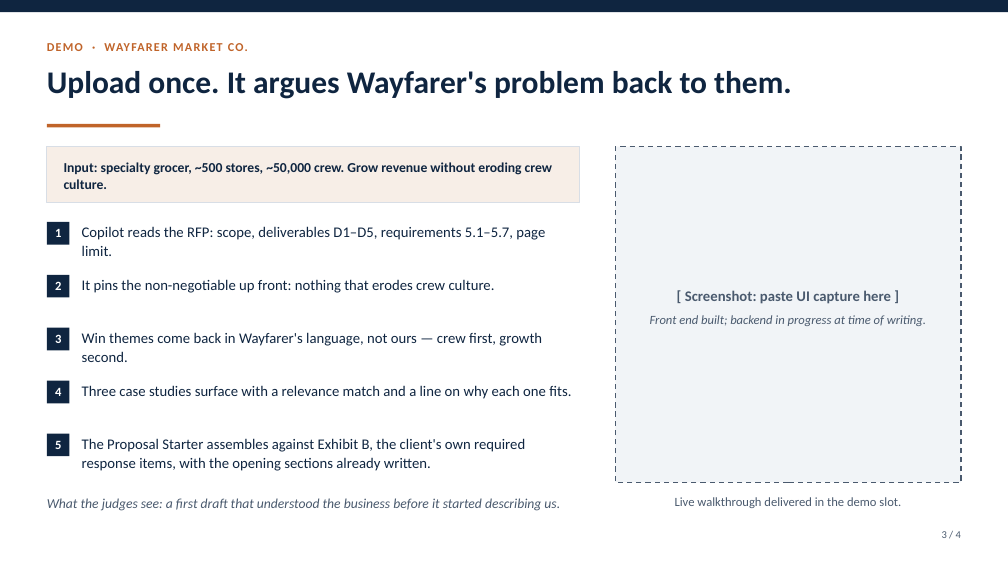
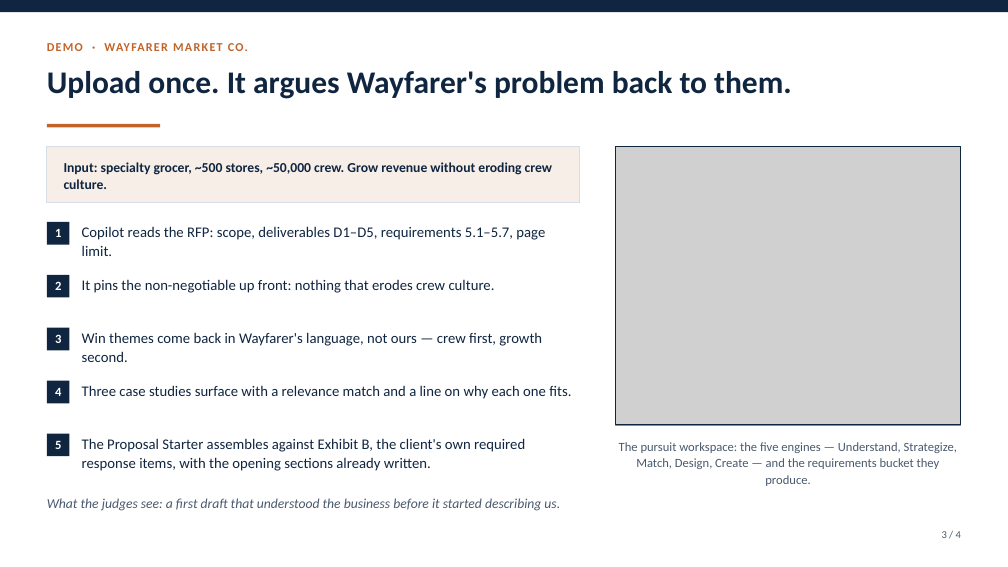
Before and after one commit to Aberdeen-Advisors/hack-team-05, a slide deck: slide 3 of deliverables/hack-team-05-pursuit-copilot-deck.pptx. Drawn at 1008x567 pixels with LibreOffice and Linux fonts; fonts in the diff are those of the drawing; grey boxes stand for pictures. Boxes give left, top, right and bottom in pixels: in the first picture for what was removed or moved away, otherwise in the second. Text is boxed around its words. In the diff, an @@ line names an element or a change of style, - is before the commit and + after.

```diff
--- a/deliverables/hack-team-05-pursuit-copilot-deck.pptx
+++ b/deliverables/hack-team-05-pursuit-copilot-deck.pptx
@@ rectangle resized from (x1=616, y1=147, x2=961, y2=482) to (x1=616, y1=147, x2=961, y2=425) @@
@@ rectangle at (x1=616, y1=147, x2=961, y2=425): fill #F1F4F7 to none; outline #4A5A6E 1.25 pt dashed to #0F2540 1 pt @@
@@ picture added at (x1=616, y1=147, x2=961, y2=425) @@
@@ text removed at (x1=650, y1=290, x2=926, y2=326) @@
-[ Screenshot: paste UI capture here ]
-Front end built; backend in progress at time of writing.
@@ text at (x1=619, y1=442, x2=957, y2=486): text changed @@
-Live walkthrough delivered in the demo slot.
+The pursuit workspace: the five engines — Understand, Strategize, Match, Design, Create — and the requirements bucket they produce.
```
Also in this commit, not shown: 2 other slides changed, 2 other files.
